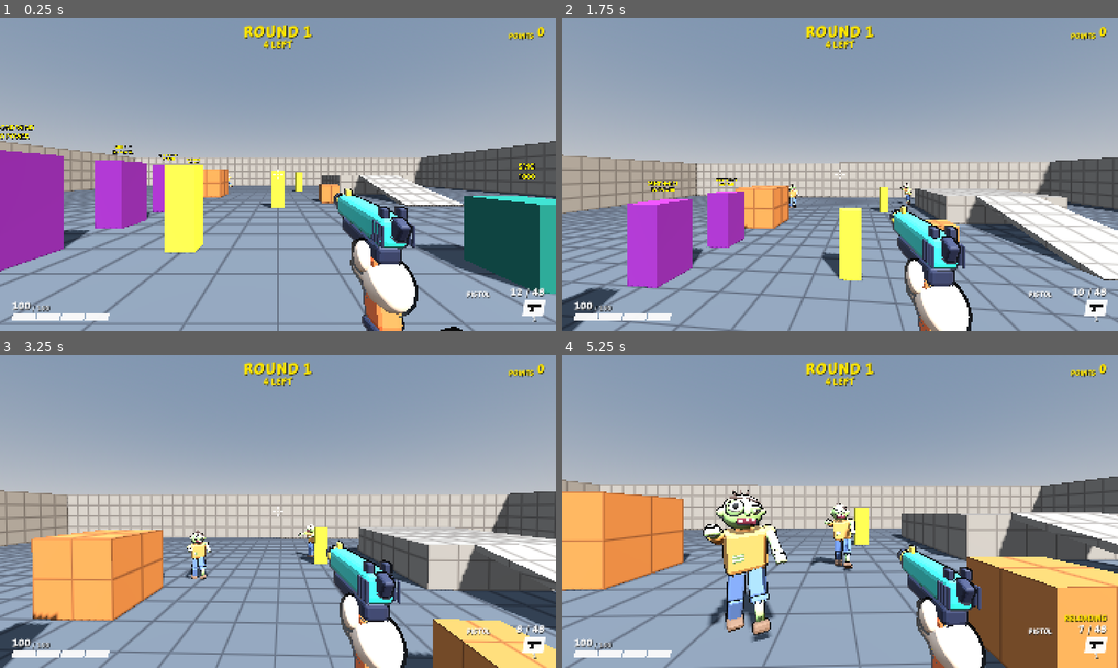
Above: before the commit, frames 1-4 (two rows, left to right).
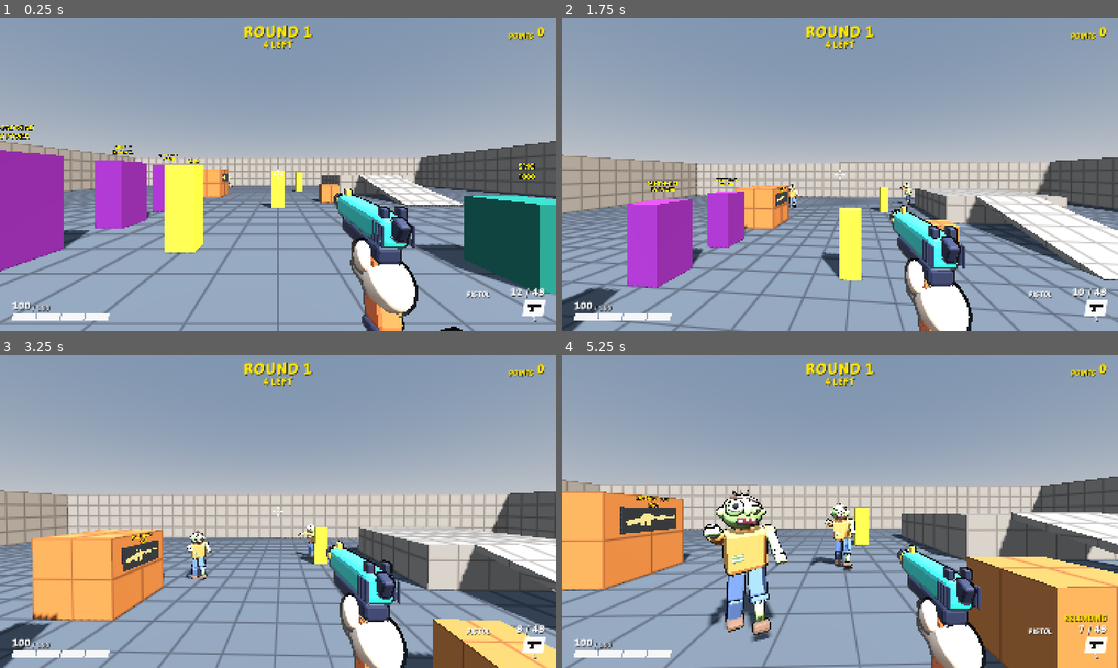
Above: after the commit, the same moments.

Repository: juanakajuan/zombie-survival-fps
Game: Godot game, scene res://levels/test_range.tscn
The game is run twice, just before and just after one commit, with the same random seed, the same clock (stepped at 60 frames per second) and the same inputs. This scene is started directly instead of the project's main scene.
Inputs (mouse positions are in pixels of both pictures, inside the frame that each line leads up to):
- Up to frame 1 (0.25 s): no input
- Up to frame 2 (1.75 s): tap Enter (restart) at 0.5 s; move the mouse to (867, 174) at 0.52 s; hold Right mouse button (aim) 0.53-1.28 s; hold W (move_forward) from 0.53 s (still down); tap Space (jump) at 0.77, 1.07, 1.52 s; click (867, 174) at 0.8 s; move the mouse to (812, 174) at 1.27 s; click (812, 174) at 1.35 s; right-click (812, 174) at 1.55 s
- Up to frame 3 (3.25 s): keep holding W (move_forward); tap Space (jump) at 1.82, 3.02 s; move the mouse to (289, 505) at 2.02 s; hold Right mouse button (aim) 2.03-2.78 s; click (289, 505) at 2.3 s; move the mouse to (272, 517) at 2.77 s; tap Ctrl (crouch) at 2.85 s; click (272, 517) at 2.92 s; right-click (272, 517) at 3.05 s
- Up to frame 4 (5.25 s): keep holding W (move_forward); tap Space (jump) at 3.32, 3.77, 4.07, 4.52, 4.82 s; move the mouse to (878, 514) at 3.52 s; press the mouse at (878, 514) at 3.53 s; tap R (reload) at 4.15 s; move the mouse to (795, 508) at 4.27 s; release the mouse at (795, 508) at 4.28 s; tap E (interact) at 4.35 s; right-click (795, 508) at 4.55 s; move the mouse to (845, 511) at 5.02 s; press the mouse at (845, 511) at 5.03 s; tap V (melee) at 5.1 s

The runs differ from the first frame. In frame 1, less than 0.1% of the frame differs, in the area x 40-42%, y 49-53%; in frame 2, less than 0.1%; in frame 3, 0.5%; in frame 4, 0.8%, in the area x 10-21%, y 45-58%.

Commit message:
feat: add the machine gun and its wall buy
The machine gun is automatic, with a 100-round magazine and a 4.5 s
reload. Its model is art_source/machine_gun.blend in the cartoon style,
with a box magazine that MagazineViewModel swaps on a reload.

Wall buys for it are on the large crate in the test range and on the
container by the south wall in the compound. The compound test now
keeps only the crate stations near the start, so wall buys can be
anywhere outside the buildings.

Diff:
--- /dev/null
+++ b/economy/machine_gun_item.tres
@@ -0,0 +1,11 @@
+[gd_resource type="Resource" script_class="WeaponItem" format=3]
+
+[ext_resource type="Script" path="res://economy/weapon_item.gd" id="1_item"]
+[ext_resource type="Resource" path="res://weapons/machine_gun.tres" id="2_machine_gun"]
+
+[resource]
+script = ExtResource("1_item")
+weapon = ExtResource("2_machine_gun")
+ammo_cost = 1000
+display_name = "MACHINE GUN"
+cost = 2500
--- a/levels/compound.tscn
+++ b/levels/compound.tscn
@@ -21,6 +21,7 @@
 [ext_resource type="Resource" path="res://perks/second_wind.tres" id="28_second_wind"]
 [ext_resource type="PackedScene" path="res://economy/wall_buy.tscn" id="29_wall_buy"]
 [ext_resource type="Resource" path="res://economy/rifle_item.tres" id="30_rifle_item"]
+[ext_resource type="Resource" path="res://economy/machine_gun_item.tres" id="31_machine_gun_item"]
 
 [sub_resource type="NavigationMesh" id="navigation_mesh"]
 geometry_parsed_geometry_type = 1
@@ -617,3 +618,8 @@
 position = Vector3(-4, 0, 17.5)
 rotation = Vector3(0, 3.1415927, 0)
 item = ExtResource("30_rifle_item")
+
+[node name="MachineGunWallBuy" parent="." instance=ExtResource("29_wall_buy")]
+position = Vector3(10, 0, 25.5)
+rotation = Vector3(0, 3.1415927, 0)
+item = ExtResource("31_machine_gun_item")
--- a/levels/test_range.tscn
+++ b/levels/test_range.tscn
@@ -24,6 +24,7 @@
 [ext_resource type="Resource" path="res://perks/second_wind.tres" id="22_second_wind"]
 [ext_resource type="PackedScene" path="res://economy/wall_buy.tscn" id="23_wall_buy"]
 [ext_resource type="Resource" path="res://economy/rifle_item.tres" id="24_rifle_item"]
+[ext_resource type="Resource" path="res://economy/machine_gun_item.tres" id="25_machine_gun_item"]
 
 [sub_resource type="NavigationMesh" id="navigation_mesh"]
 geometry_parsed_geometry_type = 1
@@ -292,3 +293,8 @@
 position = Vector3(13.4, 0, 11.75)
 rotation = Vector3(0, 3.1415927, 0)
 item = ExtResource("24_rifle_item")
+
+[node name="MachineGunWallBuy" parent="." instance=ExtResource("23_wall_buy")]
+position = Vector3(-4, 0, -8)
+rotation = Vector3(0, 1.5707964, 0)
+item = ExtResource("25_machine_gun_item")
--- a/tests/levels/test_compound.gd
+++ b/tests/levels/test_compound.gd
@@ -77,14 +77,15 @@
 	await run_seconds(5.0)
 
 
-func test_the_level_has_an_ammo_station_and_a_weapon_station_near_the_player_start() -> void:
+func test_the_level_has_an_ammo_station_and_a_weapon_station_near_the_player_start_and_wall_buys() -> void:
 	var level := await spawn_level(null, COMPOUND_SCENE)
 	var player := level.get_node("Player") as Player
 	assert_true(sells(level, AmmoItem), "an ammo station")
 	assert_true(sells_weapon(level, "SMG"), "a weapon station that sells the SMG")
 	assert_true(sells_weapon(level, "SHOTGUN"), "a wall buy that sells the shotgun")
 	assert_true(sells_weapon(level, "RIFLE"), "a wall buy that sells the rifle")
-	for station: BuyStation in _shops(level):
+	assert_true(sells_weapon(level, "MACHINE GUN"), "a wall buy that sells the machine gun")
+	for station: BuyStation in _shops(level).filter(func(station: BuyStation) -> bool: return not station is WallBuy):
 		assert_true(station.global_position.distance_to(player.global_position) < 10.0, "%s is in the yard near the start" % station.name)
 
 
--- /dev/null
+++ b/tests/weapons/test_machine_gun.gd
@@ -0,0 +1,32 @@
+extends TestCase
+
+const MACHINE_GUN: WeaponData = preload("res://weapons/machine_gun.tres")
+const SMG: WeaponData = preload("res://weapons/smg.tres")
+
+
+func test_the_machine_gun_fires_its_large_magazine_while_fire_is_held() -> void:
+	var player := await spawn_player()
+	var machine_gun := player.give_weapon(MACHINE_GUN)
+	await run_seconds(1.0)
+	assert_true(MACHINE_GUN.magazine_size > SMG.magazine_size, "the magazine is larger than the SMG's")
+	Input.action_press("fire")
+	await run_seconds(2.0)
+	Input.action_release("fire")
+	var shots := MACHINE_GUN.magazine_size - machine_gun.ammo
+	assert_true(shots >= int(2.0 / MACHINE_GUN.fire_interval) - 2, "the held button kept firing, got %d shots" % shots)
+	assert_true(machine_gun.ammo > 0, "two seconds do not empty the magazine")
+	assert_true(not machine_gun.is_reloading(), "no reload while rounds are left")
+
+
+func test_the_machine_gun_reload_is_slow() -> void:
+	var player := await spawn_player()
+	var machine_gun := player.give_weapon(MACHINE_GUN)
+	await run_seconds(1.0)
+	machine_gun.try_fire()
+	machine_gun.start_reload()
+	assert_true(MACHINE_GUN.reload_time > SMG.reload_time * 2.0, "the reload takes more than twice the SMG's")
+	await run_seconds(MACHINE_GUN.reload_time - 0.2)
+	assert_true(machine_gun.is_reloading(), "still reloading just before the reload time")
+	await run_seconds(0.4)
+	assert_true(not machine_gun.is_reloading(), "the reload is done after the reload time")
+	assert_eq(machine_gun.ammo, MACHINE_GUN.magazine_size, "the magazine is full")
--- /dev/null
+++ b/weapons/machine_gun.tres
@@ -0,0 +1,20 @@
+[gd_resource type="Resource" script_class="WeaponData" format=3]
+
+[ext_resource type="Script" path="res://weapons/weapon_data.gd" id="1_data"]
+[ext_resource type="PackedScene" path="res://weapons/machine_gun_view.tscn" id="2_view"]
+[ext_resource type="PackedScene" path="res://weapons/tracer.tscn" id="3_tracer"]
+[ext_resource type="PackedScene" path="res://weapons/machine_gun.glb" id="4_model"]
+
+[resource]
+script = ExtResource("1_data")
+display_name = "MACHINE GUN"
+damage = 30.0
+fire_interval = 0.1
+magazine_size = 100
+max_reserve = 300
+reload_time = 4.5
+max_range = 100.0
+automatic = true
+view_model = ExtResource("2_view")
+tracer = ExtResource("3_tracer")
+world_model = ExtResource("4_model")
--- /dev/null
+++ b/weapons/machine_gun_magazine_thrown.tscn
@@ -0,0 +1,19 @@
+[gd_scene format=3]
+
+[ext_resource type="Script" path="res://weapons/thrown_gun.gd" id="1_thrown"]
+
+[sub_resource type="BoxShape3D" id="shape"]
+size = Vector3(0.08, 0.136, 0.1)
+
+[sub_resource type="PhysicsMaterial" id="bounce"]
+bounce = 0.35
+
+[node name="MachineGunMagazineThrown" type="RigidBody3D"]
+collision_layer = 2
+mass = 1.2
+physics_material_override = SubResource("bounce")
+script = ExtResource("1_thrown")
+
+[node name="CollisionShape3D" type="CollisionShape3D" parent="."]
+transform = Transform3D(1, 0, 0, 0, 1, 0, 0, 0, 1, 0, -0.068, 0)
+shape = SubResource("shape")
--- /dev/null
+++ b/weapons/machine_gun_view.tscn
@@ -0,0 +1,42 @@
+[gd_scene format=3]
+
+[ext_resource type="Script" path="res://weapons/magazine_view_model.gd" id="1_view"]
+[ext_resource type="PackedScene" path="res://weapons/machine_gun.glb" id="2_model"]
+[ext_resource type="PackedScene" path="res://weapons/machine_gun_magazine_thrown.tscn" id="3_thrown"]
+[ext_resource type="PackedScene" path="res://player/player_hand.glb" id="4_hand"]
+[ext_resource type="PackedScene" path="res://player/player_fist.glb" id="5_fist"]
+
+[node name="MachineGunView" type="Node3D" node_paths=PackedStringArray("motion", "model", "slide", "hand", "hand_anchor", "muzzle", "magazine", "left_hand")]
+script = ExtResource("1_view")
+motion = NodePath("Motion")
+model = NodePath("Motion/Model")
+slide = NodePath("Motion/Model/Slide")
+hand = NodePath("Motion/Hand")
+hand_anchor = NodePath("Motion/Model/HandAnchor")
+muzzle = NodePath("Motion/Model/Muzzle")
+magazine = NodePath("Motion/Model/Magazine")
+left_hand = NodePath("Motion/Model/LeftHand")
+dropped_magazine_scene = ExtResource("3_thrown")
+kick_distance = 0.03
+kick_angle = 5.0
+slide_travel = 0.02
+recoil_time = 0.09
+magazine_insert_offset = Vector3(0, -0.36, 0.05)
+left_hand_offset = Vector3(0, -0.15, 0)
+aim_offset = Vector3(-0.17, 0.039, 0.2)
+
+[node name="Motion" type="Node3D" parent="."]
+transform = Transform3D(1, 0, 0, 0, 1, 0, 0, 0, 1, 0.17, -0.22, -0.42)
+
+[node name="Model" parent="Motion" instance=ExtResource("2_model")]
+
+[node name="Hand" parent="Motion" instance=ExtResource("4_hand")]
+
+[node name="HandAnchor" type="RemoteTransform3D" parent="Motion/Model"]
+remote_path = NodePath("../../Hand")
+
+[node name="Muzzle" type="Marker3D" parent="Motion/Model"]
+transform = Transform3D(1, 0, 0, 0, 1, 0, 0, 0, 1, 0, 0.09, -0.775)
+
+[node name="LeftHand" parent="Motion/Model" instance=ExtResource("5_fist")]
+visible = false
Not shown, added: tests/weapons/test_machine_gun.gd.uid
Binary file added: weapons/machine_gun.glb
Not shown, added: weapons/machine_gun.glb.import
Not shown, changed: .claude/skills/verify/features/README.md
Not shown, changed: .claude/skills/verify/features/wall-buys.md
Not shown, added: .claude/skills/verify/journeys/machine_gun.steps
Not shown, added: art_source/machine_gun.blend
